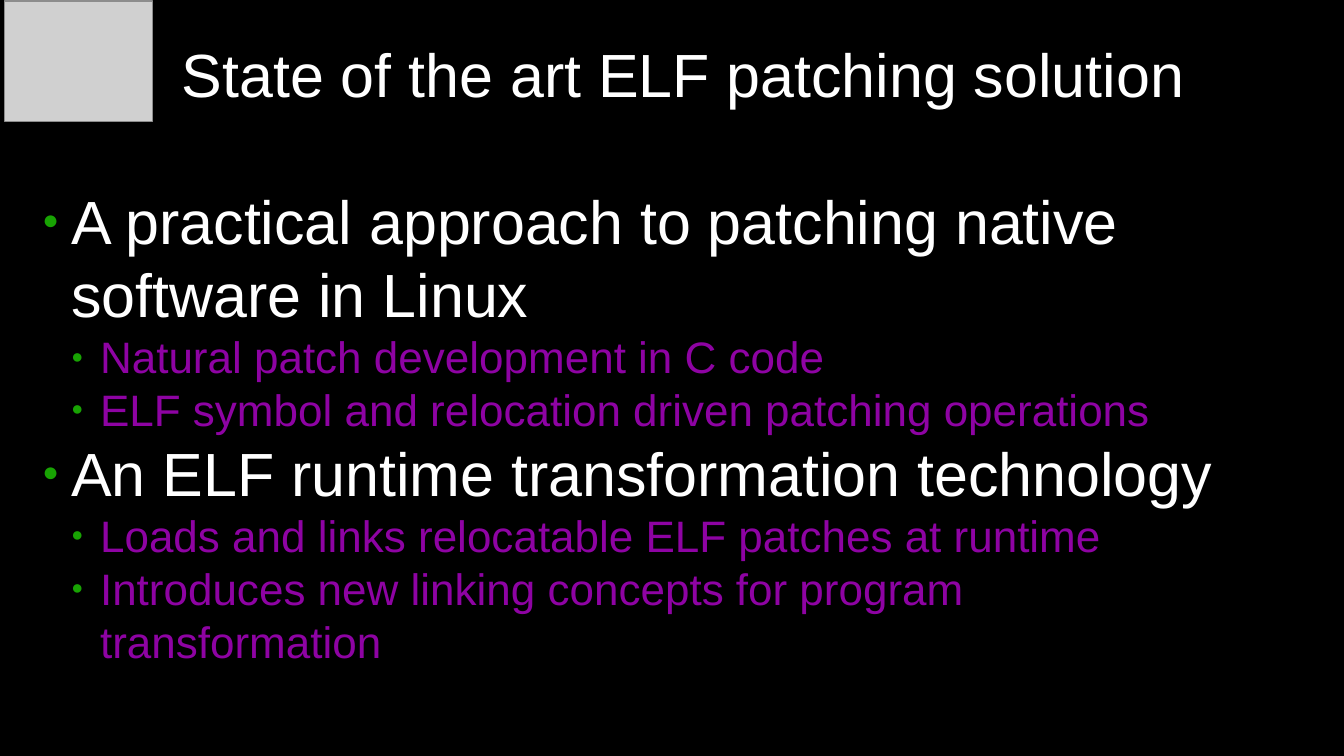
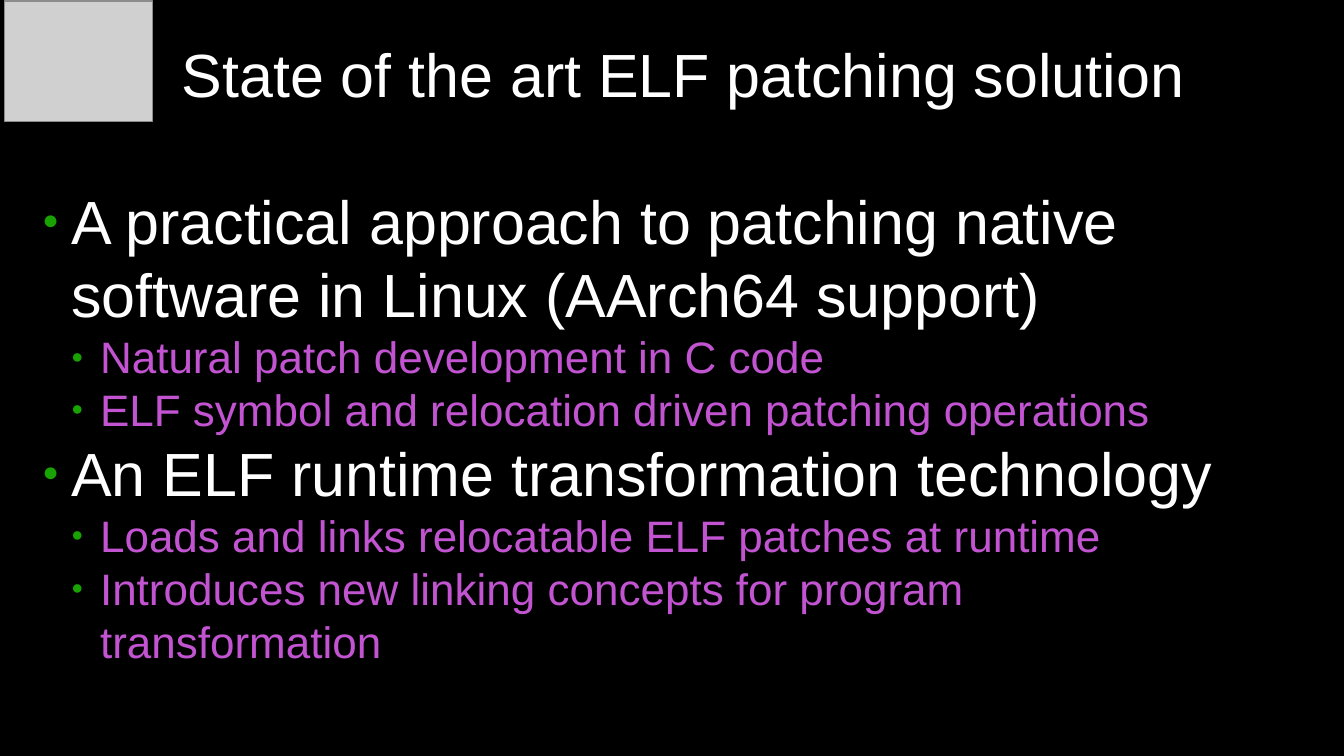
Before and after one commit to elfmaster/shiva_presentations, a slide deck: slide 2 of shiva-presentation-ais-darpa-oct-2023.odp. Drawn at 1344x756 pixels with LibreOffice and Linux fonts; fonts in the diff are those of the drawing; grey boxes stand for pictures. Boxes give left, top, right and bottom in pixels: in the first picture for what was removed or moved away, otherwise in the second. Text is boxed around its words. In the diff, an @@ line names an element or a change of style, - is before the commit and + after.

```diff
--- a/shiva-presentation-ais-darpa-oct-2023.odp
+++ b/shiva-presentation-ais-darpa-oct-2023.odp
@@ text at [71,199,1118,328]: text changed @@
-● A practical approach to patching native software in Linux
+● A practical approach to patching native software in Linux (AArch64 support)
@@ text at [100,341,1149,659]: text colour #8E03A3 to #C254D2 in "Natural patch development in C code", "ELF symbol and relocation driven patching operations", "Loads and links relocatable ELF patches at ...", "Introduces new linking concepts for program transformation" @@
```
Also in this commit, not shown: 4 other slides changed, 6 slides added.
